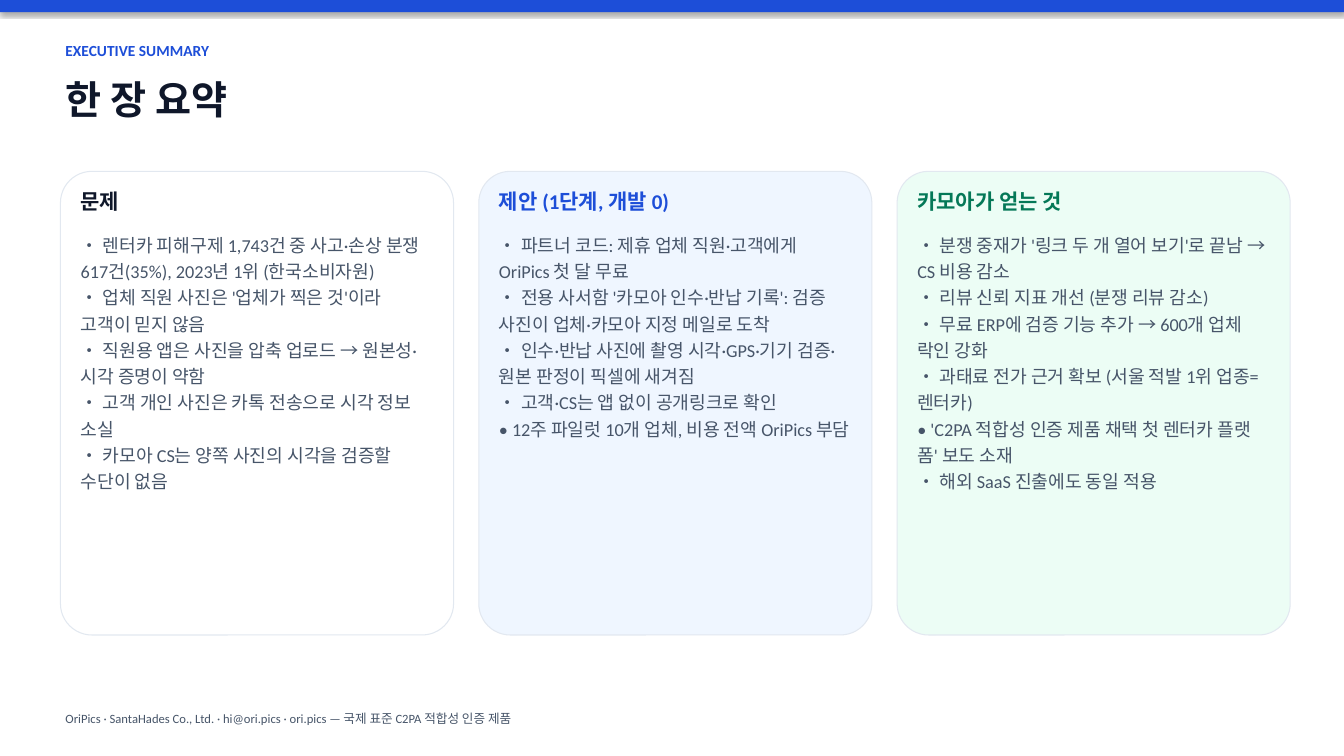
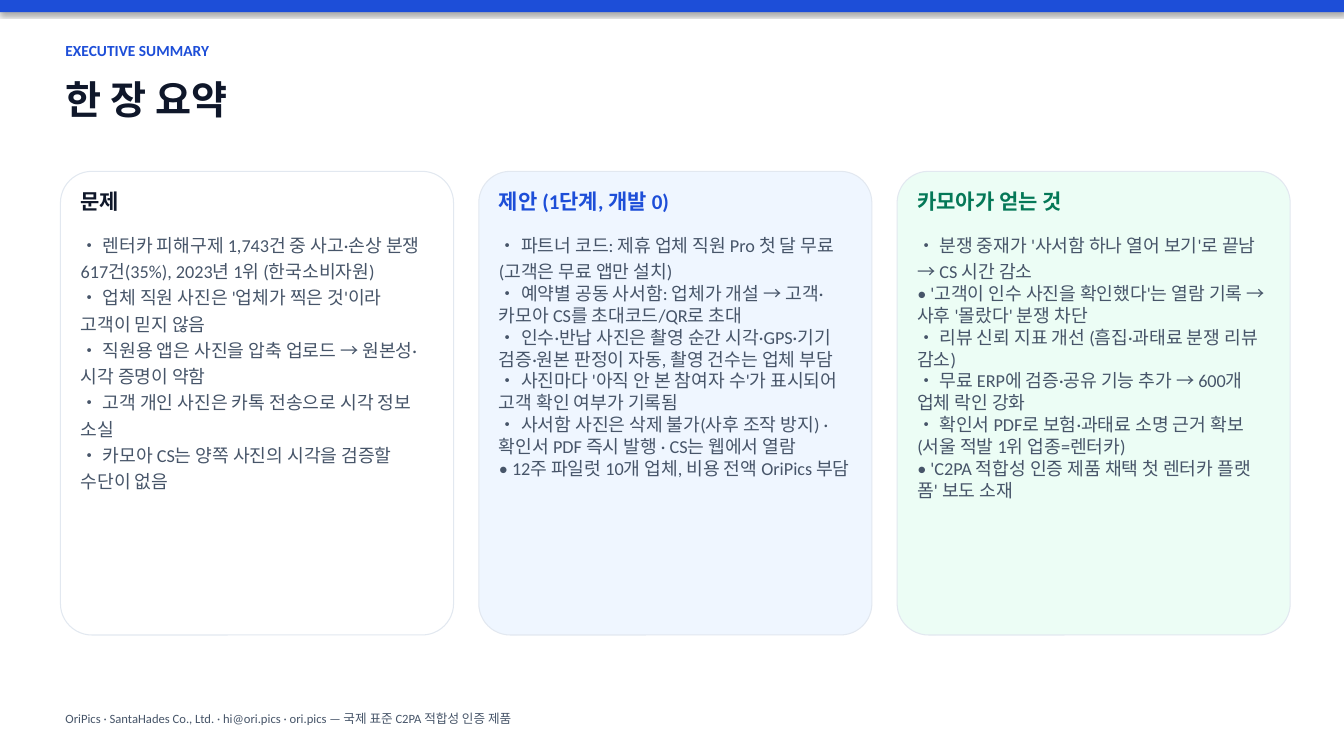
Before and after one commit to SantaHades/OriPics-MVP-Front, a slide deck: slide 2 of docs/gtm/proposal-carmore.pptx. Drawn at 1344x756 pixels with LibreOffice and Linux fonts; fonts in the diff are those of the drawing. Boxes give left, top, right and bottom in pixels: in the first picture for what was removed or moved away, otherwise in the second. Text is boxed around its words. In the diff, an @@ line names an element or a change of style, - is before the commit and + after.

```diff
--- a/docs/gtm/proposal-carmore.pptx
+++ b/docs/gtm/proposal-carmore.pptx
@@ text at [499, 237, 838, 455]: text changed @@
-• 파트너 코드: 제휴 업체 직원·고객에게 OriPics 첫 달 무료
-• 전용 사서함 '카모아 인수·반납 기록': 검증 사진이 업체·카모아 지정 메일로 도착
-• 인수·반납 사진에 촬영 시각·GPS·기기 검증·원본 판정이 픽셀에 새겨짐
-• 고객·CS는 앱 없이 공개링크로 확인
+• 파트너 코드: 제휴 업체 직원 Pro 첫 달 무료 (고객은 무료 앱만 설치)
+• 예약별 공동 사서함: 업체가 개설 → 고객·카모아 CS를 초대코드/QR로 초대
+• 인수·반납 사진은 촬영 순간 시각·GPS·기기 검증·원본 판정이 자동, 촬영 건수는 업체 부담
+• 사진마다 '아직 안 본 참여자 수'가 표시되어 고객 확인 여부가 기록됨
+• 사서함 사진은 삭제 불가(사후 조작 방지) · 확인서 PDF 즉시 발행 · CS는 웹에서 열람
@@ text at [917, 237, 1257, 456]: text changed @@
-• 분쟁 중재가 '링크 두 개 열어 보기'로 끝남 → CS 비용 감소
-• 리뷰 신뢰 지표 개선 (분쟁 리뷰 감소)
-• 무료 ERP에 검증 기능 추가 → 600개 업체 락인 강화
-• 과태료 전가 근거 확보 (서울 적발 1위 업종=렌터카)
+• 분쟁 중재가 '사서함 하나 열어 보기'로 끝남 → CS 시간 감소
+• '고객이 인수 사진을 확인했다'는 열람 기록 → 사후 '몰랐다' 분쟁 차단
+• 리뷰 신뢰 지표 개선 (흠집·과태료 분쟁 리뷰 감소)
+• 무료 ERP에 검증·공유 기능 추가 → 600개 업체 락인 강화
+• 확인서 PDF로 보험·과태료 소명 근거 확보 (서울 적발 1위 업종=렌터카)
@@ text at [512, 460, 849, 477]: line spacing 1.2 to 1 @@
@@ text at [917, 460, 1250, 499]: line spacing 1.2 to 1 @@
@@ text at [939, 473, 1156, 490]: paragraph removed @@
-• 해외 SaaS 진출에도 동일 적용
```
Also in this commit, not shown: 6 other slides changed, 1 slide added, 3 other files.
